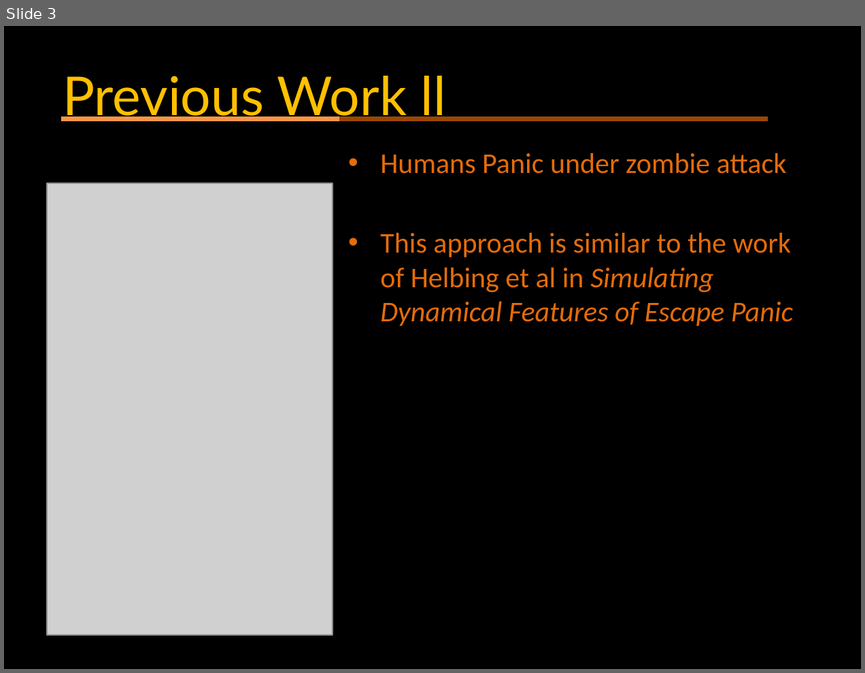
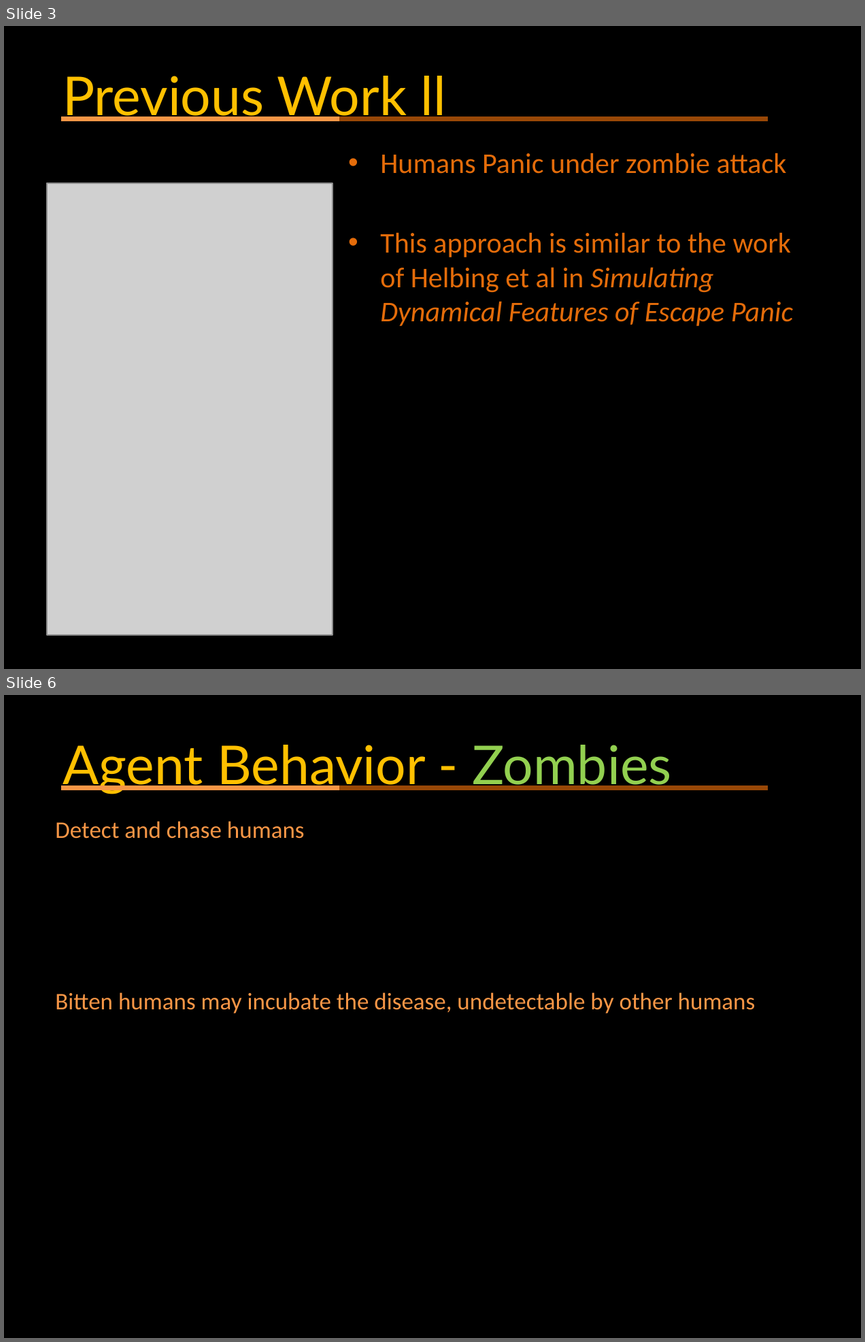
Before and after one commit to anasazi/Swarm-AI---Zombies, a slide deck: ZombieOutbreak.pptx. Shown one above the other, each under a label of ours: slide 3 before the commit, slides 3 and 6 after it; the slides between them are not shown. The pictures are 865x673 and 865x1342 pixels, drawn with LibreOffice and Linux fonts; fonts in the diff are those of the drawing; grey boxes stand for pictures. Boxes give left, top, right and bottom in pixels: in the first picture for what was removed or moved away, otherwise in the second. Text is boxed around its words. In the diff, an @@ line names an element or a change of style, - is before the commit and + after.

```diff
--- a/ZombieOutbreak.pptx
+++ b/ZombieOutbreak.pptx
@@ slide 6 added at (x1=4, y1=695, x2=861, y2=1338), background #000000 @@
@@ title added at (x1=62, y1=745, x2=672, y2=794), 45 pt, text #FFC000 @@
+Agent Behavior - Zombies
@@ line added from (61, 787) to (340, 787), #F79646 4.5 pt @@
@@ line added from (340, 787) to (768, 787), #984807 4.5 pt @@
@@ text added at (x1=55, y1=821, x2=755, y2=1013), 20 pt, text #F79646 @@
+  Detect and chase humans
+  Bitten humans may incubate the disease, undetectable by other humans
```
Also in this commit, not shown: 3 slides changed, 5 other slides added.
